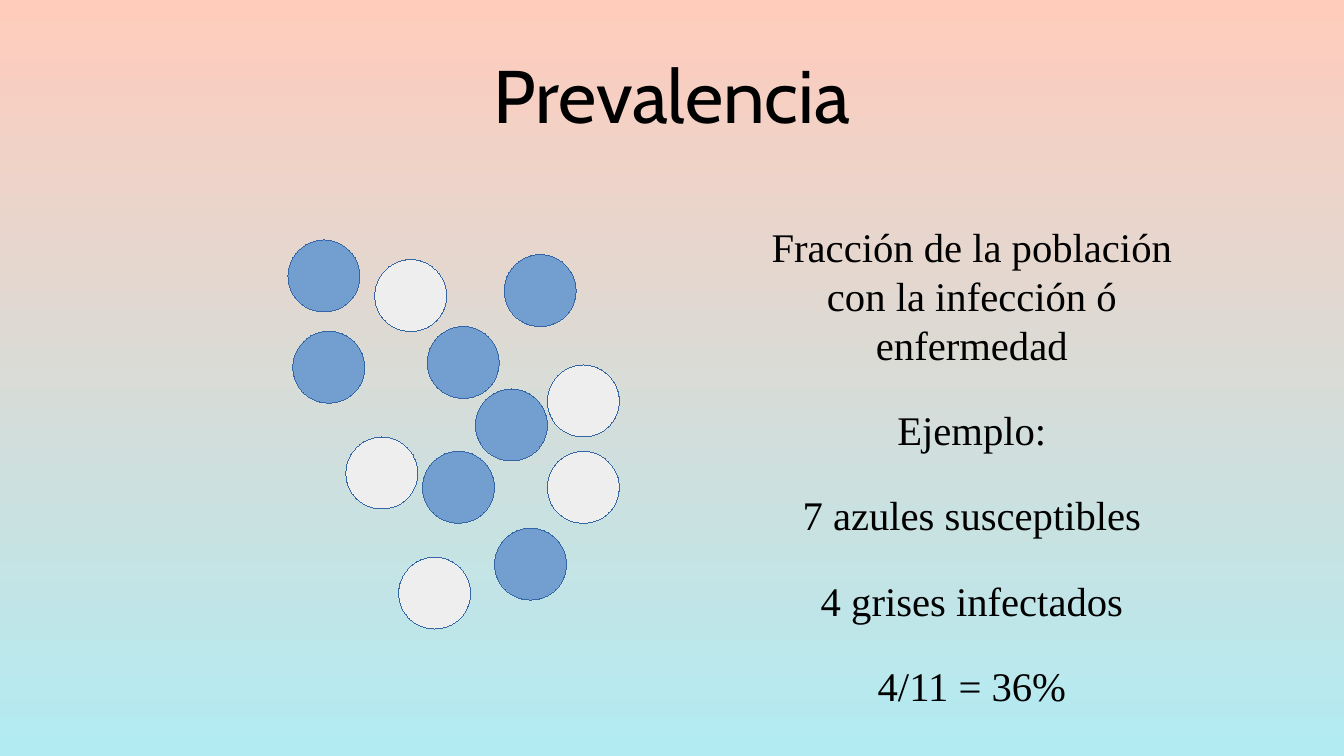
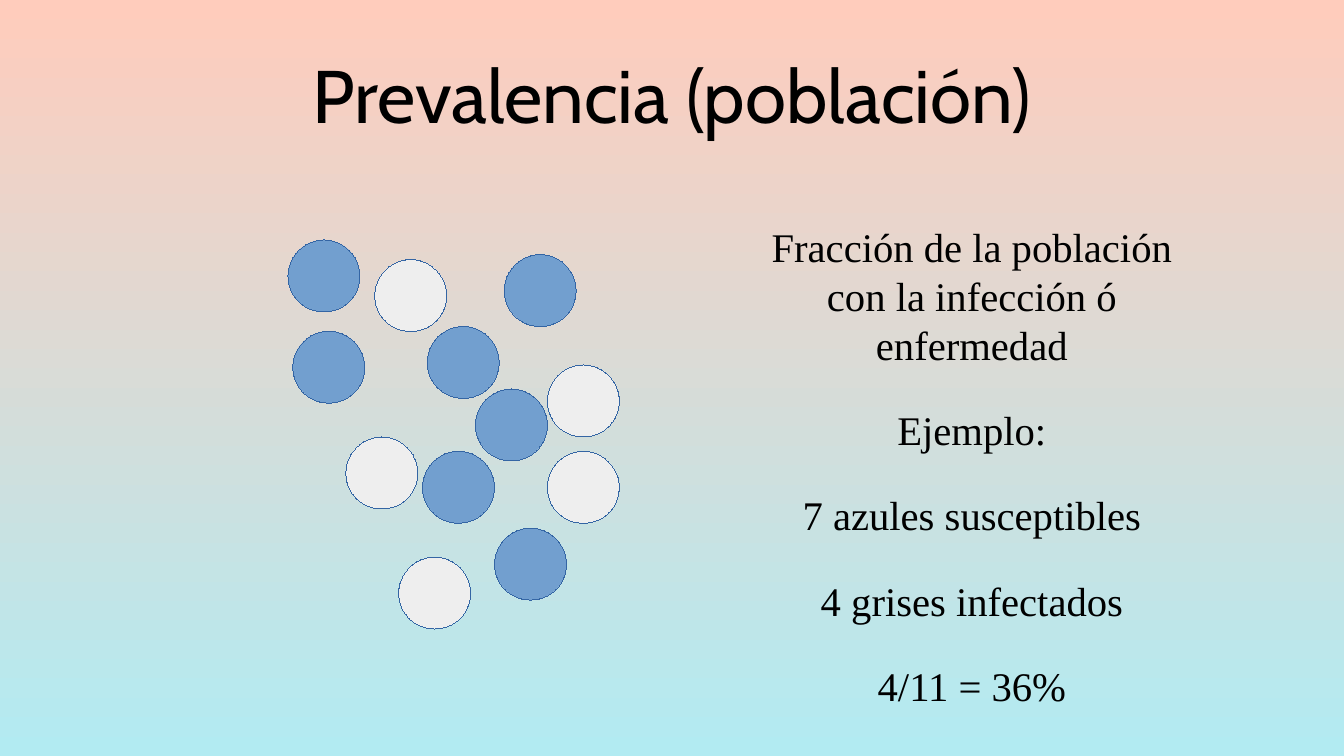
Before and after one commit to gerardommc/Medicina-Cons, a slide deck: slide 5 of Epidemiologia-basica.odp (slide 3 before the commit). Drawn at 1344x756 pixels with LibreOffice and Linux fonts; fonts in the diff are those of the drawing. Boxes give left, top, right and bottom in pixels: in the first picture for what was removed or moved away, otherwise in the second. Text is boxed around its words. In the diff, an @@ line names an element or a change of style, - is before the commit and + after.

```diff
--- a/Epidemiologia-basica.odp
+++ b/Epidemiologia-basica.odp
@@ title at [312, 67, 1031, 139]: text changed @@
-Prevalencia
+Prevalencia (población)
```
Also in this commit, not shown: 3 other slides changed, 9 slides added, 1 slide removed, 7 other files.
